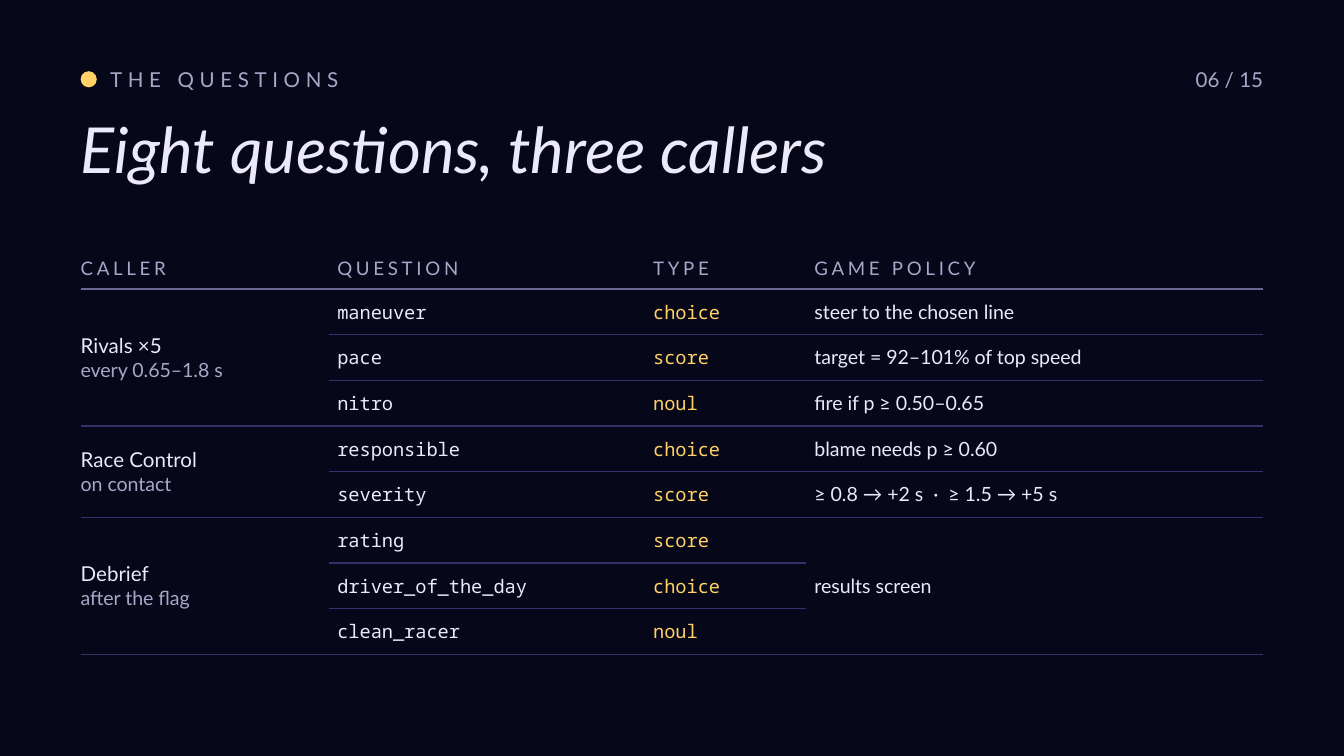
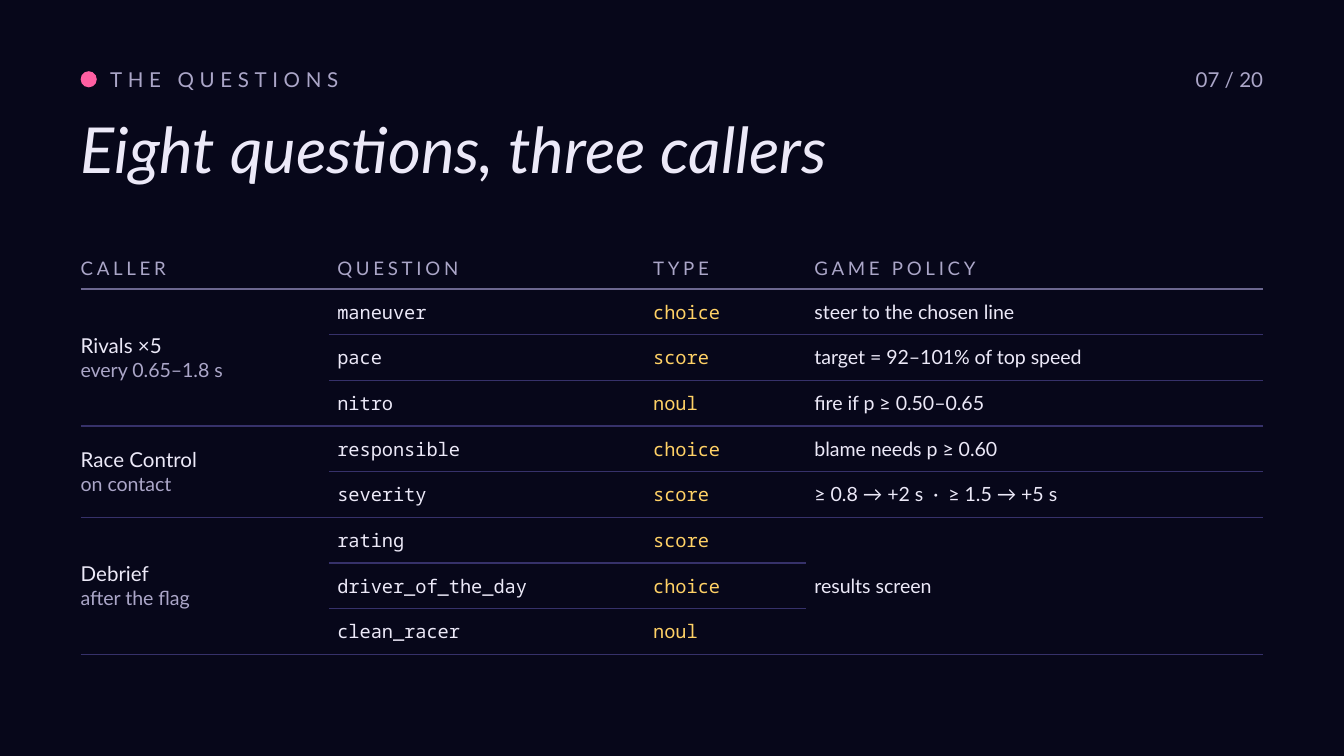
Before and after one commit to roryp/racing, a slide deck: slide 7 of docs/luna-gp-deck.pptx. Drawn at 1344x756 pixels with LibreOffice and Linux fonts; fonts in the diff are those of the drawing. Boxes give left, top, right and bottom in pixels: in the first picture for what was removed or moved away, otherwise in the second. Text is boxed around its words. In the diff, an @@ line names an element or a change of style, - is before the commit and + after.

```diff
--- a/docs/luna-gp-deck.pptx
+++ b/docs/luna-gp-deck.pptx
@@ ellipse at [81,71,97,87]: fill #FFD166 to #FF5FA2 @@
@@ text at [1196,72,1263,87]: text changed @@
-06 / 15
+07 / 20
```
Also in this commit, not shown: 12 other slides changed, 3 slides added.
